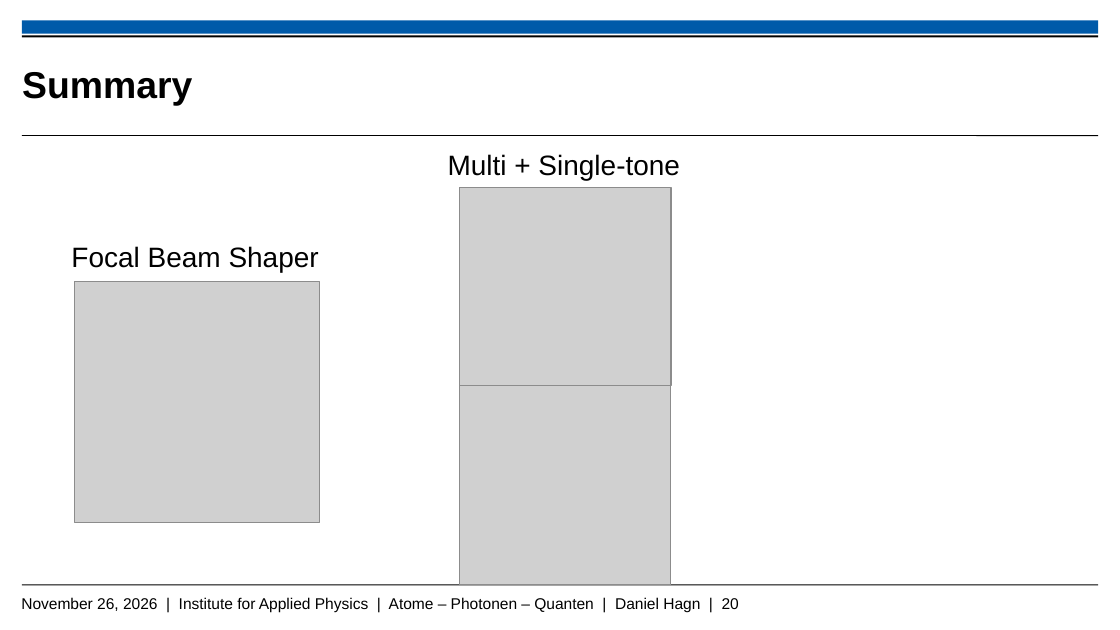
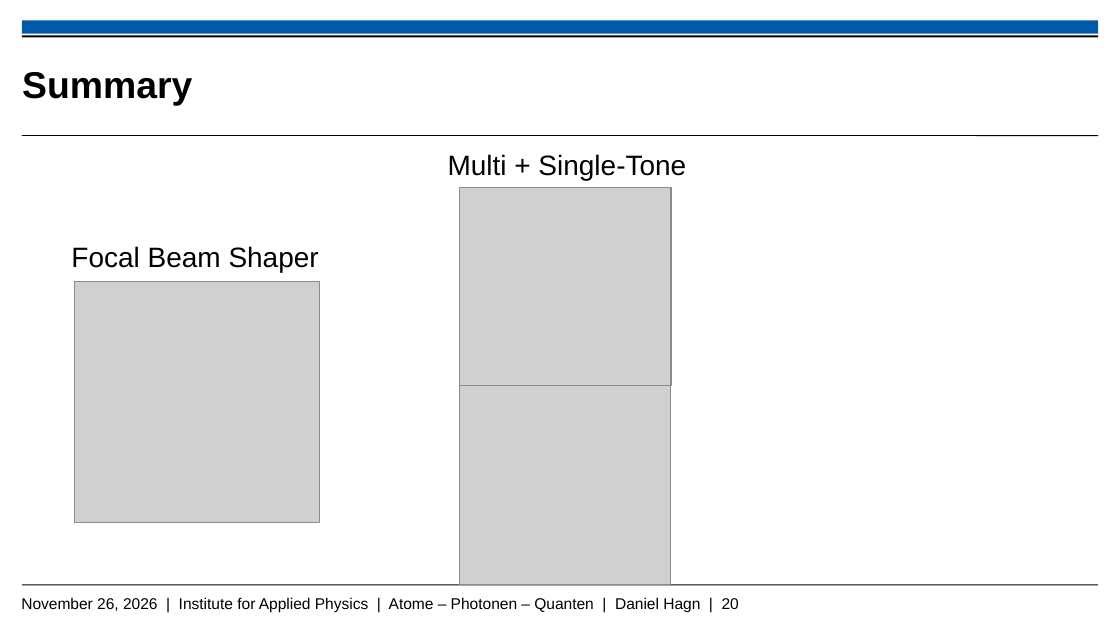
Before and after one commit to Daniel-Hagn-physik/Masterthesis_Backup, a slide deck: slide 20 of Hagn_Daniel_Mastervortrag.pptx. Drawn at 1120x630 pixels with LibreOffice and Linux fonts; fonts in the diff are those of the drawing; grey boxes stand for pictures; background and template pictures are left out. Boxes give left, top, right and bottom in pixels: in the first picture for what was removed or moved away, otherwise in the second. Text is boxed around its words. In the diff, an @@ line names an element or a change of style, - is before the commit and + after.

```diff
--- a/Hagn_Daniel_Mastervortrag.pptx
+++ b/Hagn_Daniel_Mastervortrag.pptx
@@ text at (448,154,686,181): text changed @@
-Multi + Single-tone
+Multi + Single-Tone
```
Also in this commit, not shown: 9 other slides changed.
